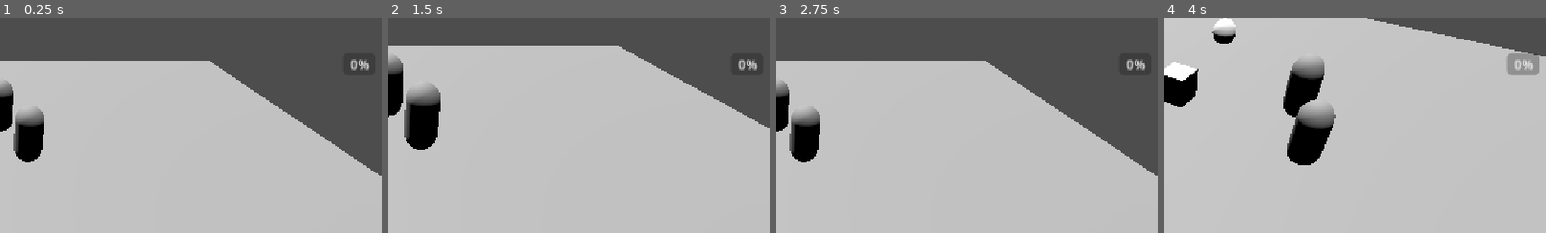
Above: before the commit, frames 1-4 (left to right).
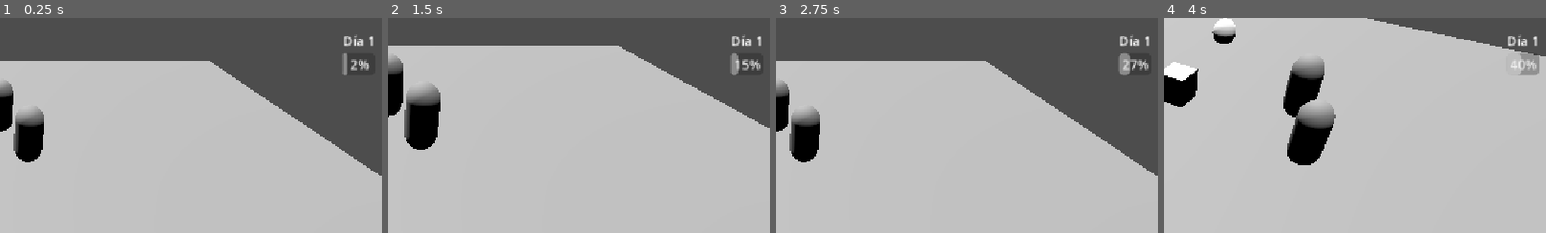
Above: after the commit, the same moments.

Repository: GonzaloDP/Proto-team-2
Game: Godot game, scene res://Escenas/Level.tscn
Two runs of this game, one before a commit and one after it. Both use one fixed random seed, a clock stepped at 60 frames per second and the inputs below.
Inputs (mouse positions are % of the whole screen's width and height, from its top left):
- Up to frame 1 (0.25 s): no input
- Up to frame 2 (1.5 s): tap Enter at 0.5 s; move the mouse to (72, 45) at 0.52 s; tap Mouse wheel up (camara_zoom_in) at 0.6 s; click (72, 45) at 0.67 s; move the mouse to (30, 55) at 1.27 s; tap Mouse wheel down (camara_zoom_out) at 1.35 s; click (30, 55) at 1.42 s
- Up to frame 3 (2.75 s): move the mouse to (60, 28) at 2.02 s; hold Middle mouse button (rotar) from 2.03 s (still down); click (60, 28) at 2.17 s
- Up to frame 4 (4 s): tap Space at 2.75 s; move the mouse to (45, 70) at 2.77 s; release Middle mouse button (rotar) at 2.78 s; tap Mouse wheel up (camara_zoom_in) at 2.85 s; click (45, 70) at 2.92 s; move the mouse to (80, 65) at 3.52 s; tap Mouse wheel down (camara_zoom_out) at 3.6 s; click (80, 65) at 3.67 s
The pictures show only the part of the screen within x 50-100%, y 0-50%; the shares and areas given below are measured in that part.

The runs differ from the first frame. In frame 1, 0.4% of the frame differs, in the area x 89-98%, y 7-27%; in frame 2, 0.7%; in frame 3, 0.7%; in frame 4, 0.6%.
Error before the commit: Invalid access to property or key 'dia_cambio' on a base object of type 'Node'. (res://Scripts/day_ui.gd:9)

Commit message:
Conectado Script a DayManager

Diff:
--- a/proto-team-2/Escenas/Level.tscn
+++ b/proto-team-2/Escenas/Level.tscn
@@ -12,8 +12,8 @@
 [ext_resource type="Script" uid="uid://c8wov27agejcy" path="res://Scripts/camera_rts.gd" id="8_hc14g"]
 [ext_resource type="Script" uid="uid://dyd7d6si64dbe" path="res://Scripts/day_ui.gd" id="9_iqjgs"]
 [ext_resource type="Script" uid="uid://deqso77pqnruo" path="res://Scripts/inventario_ui.gd" id="9_kcfce"]
-[ext_resource type="Script" uid="uid://xyn54yubrflu" path="res://Scripts/day_manager.gd" id="12_6tp1g"]
 [ext_resource type="PackedScene" uid="uid://dkbr30n3bn7y4" path="res://Escenas/Recurso_unidad.tscn" id="12_6tp1g"]
+[ext_resource type="Script" uid="uid://xyn54yubrflu" path="res://Scripts/day_manager.gd" id="13_ohlfa"]
 
 [node name="Level" type="Node3D" unique_id=1295018767]
 script = ExtResource("1_7l8dv")
@@ -117,12 +117,13 @@
 script = ExtResource("4_s3uta")
 
 [node name="DayManager" type="Node" parent="." unique_id=687561421]
-script = ExtResource("12_6tp1g")
+script = ExtResource("13_ohlfa")
 
 [node name="Timer" type="Timer" parent="DayManager" unique_id=811959382]
 wait_time = 60.0
 autostart = true
 
-[connection signal="timeout" from="DayManager/Timer" to="DayManager" method="_on_timer_timeout"]
 [node name="RecursoUnidad" parent="." unique_id=1902933503 instance=ExtResource("12_6tp1g")]
 transform = Transform3D(1, 0, 0, 0, 1, 0, 0, 0, 1, -4.7576337, 0.7046747, -4.8289022)
+
+[connection signal="timeout" from="DayManager/Timer" to="DayManager" method="_on_timer_timeout"]
